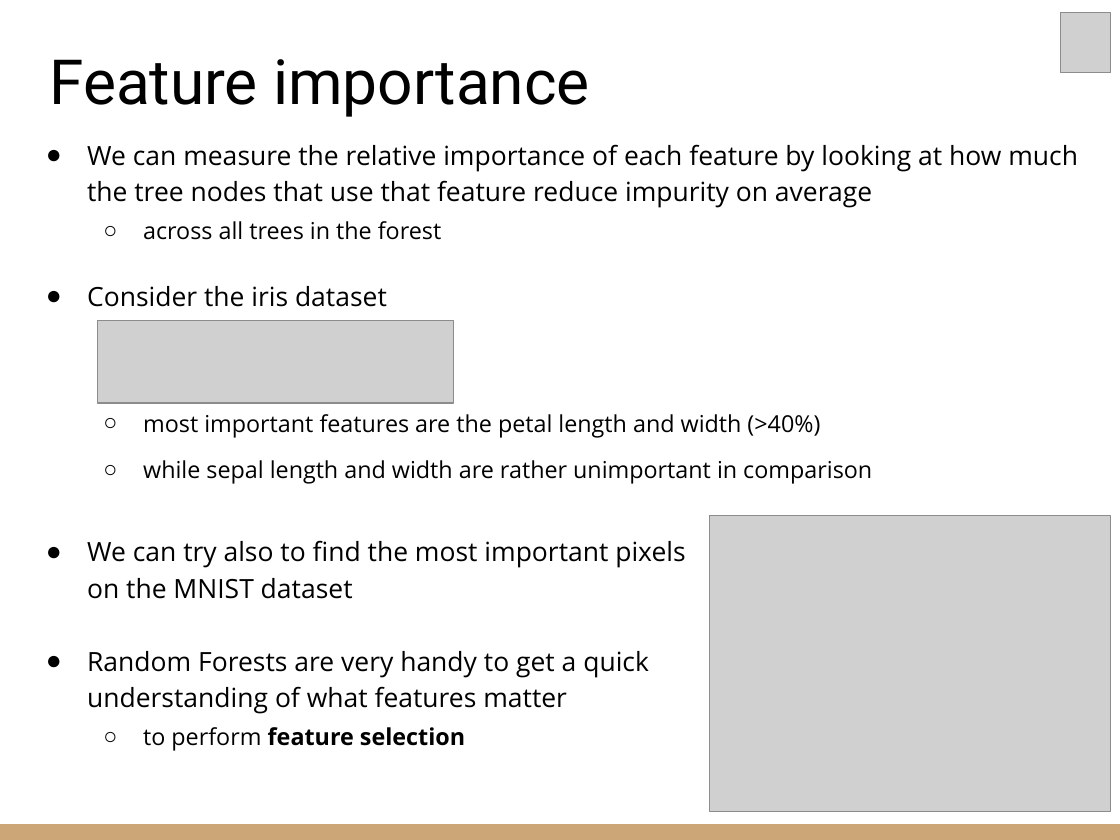
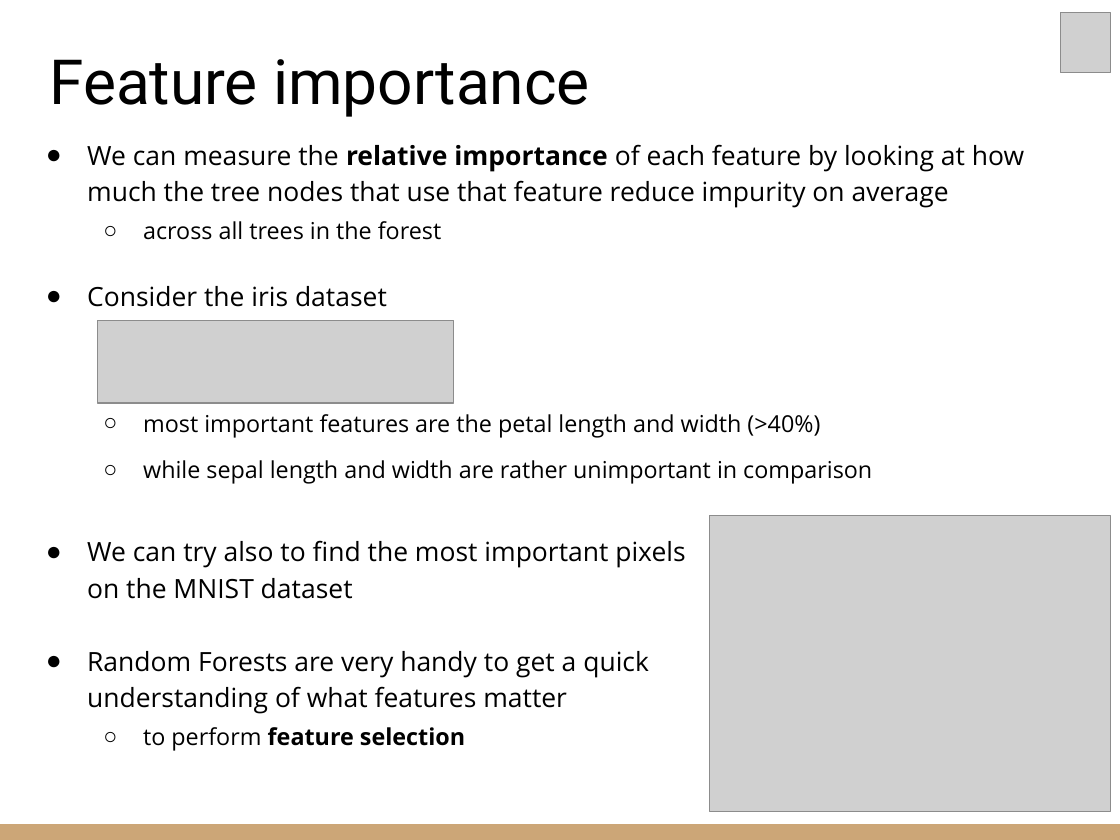
Before and after one commit to riccardoberta/machine-learning, a slide deck: slide 10 of 06 - Ensemble Learning/slides.pptx. Drawn at 1120x840 pixels with LibreOffice and Linux fonts; fonts in the diff are those of the drawing; grey boxes stand for pictures. Boxes give left, top, right and bottom in pixels: in the first picture for what was removed or moved away, otherwise in the second. Text is boxed around its words. In the diff, an @@ line names an element or a change of style, - is before the commit and + after.

```diff
--- a/06 - Ensemble Learning/slides.pptx
+++ b/06 - Ensemble Learning/slides.pptx
@@ text at (87, 144, 1024, 208): bold on in "relative importance" @@
```
Also in this commit, not shown: 5 other slides changed, 7 other files.
